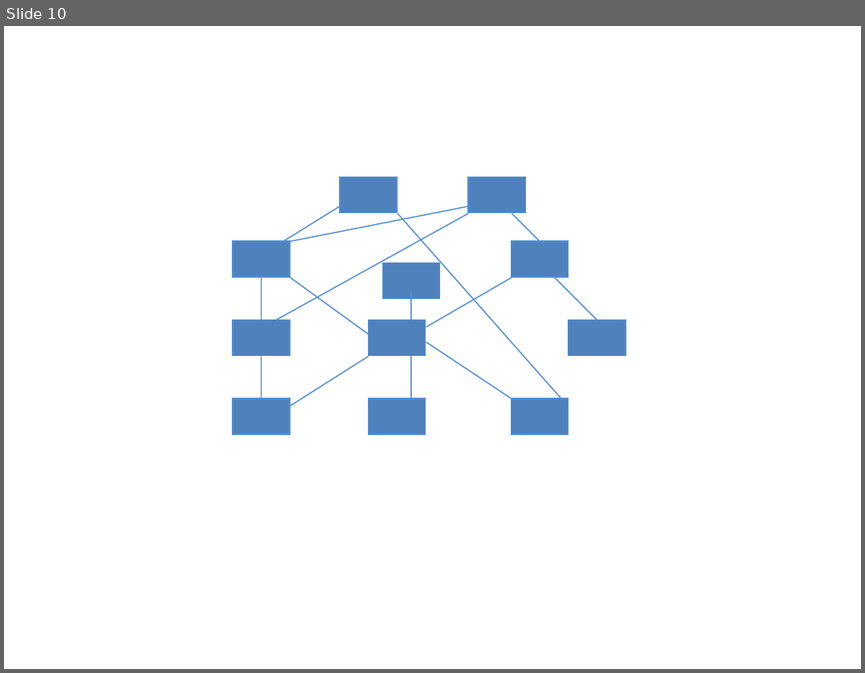
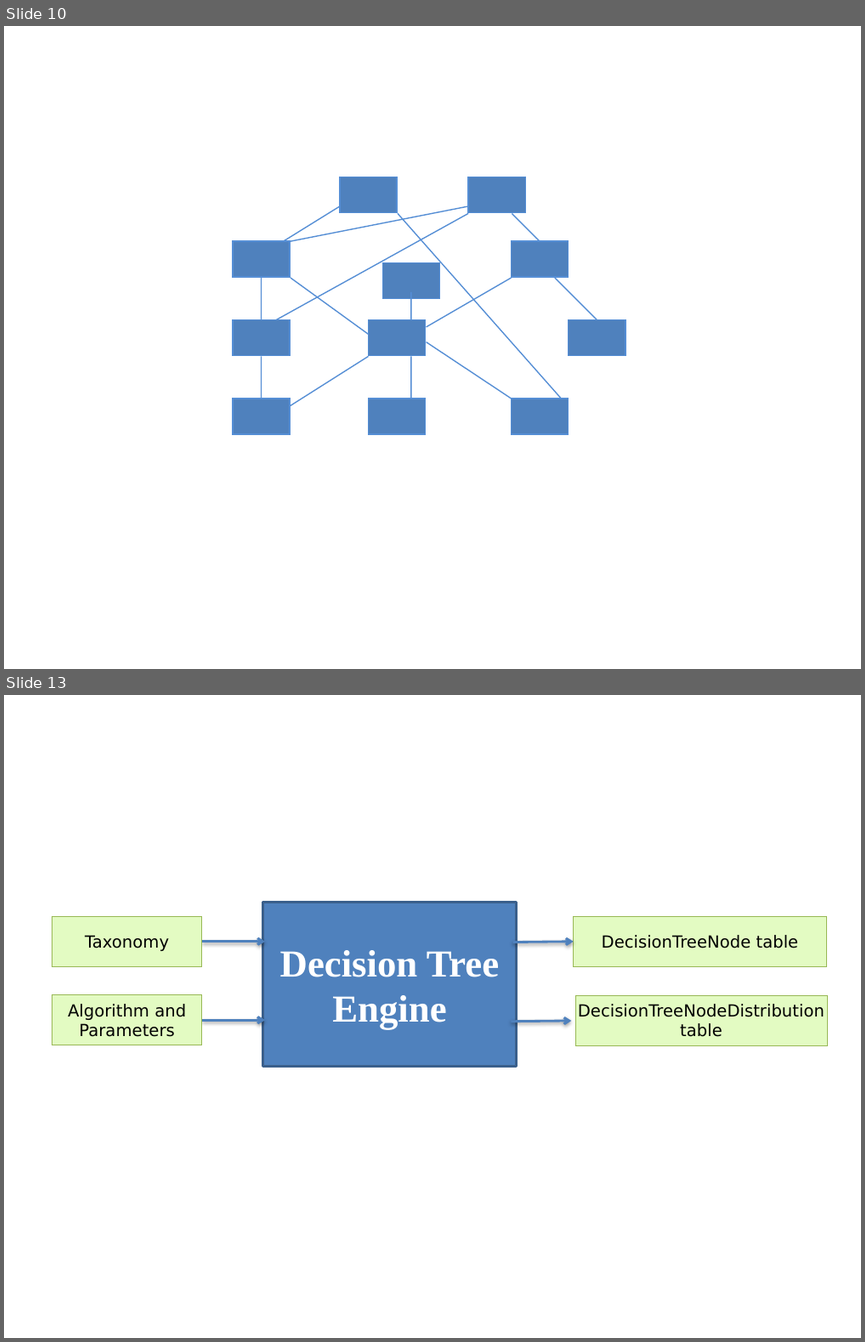
Before and after one commit to khanhduy94/jobzoom, a slide deck: Documents/Thesis Report Picture.pptx. Shown one above the other, each under a label of ours: slide 10 before the commit, slides 10 and 13 after it; the slides between them are not shown. The pictures are 865x673 and 865x1342 pixels, drawn with LibreOffice and Linux fonts; fonts in the diff are those of the drawing. Boxes give left, top, right and bottom in pixels: in the first picture for what was removed or moved away, otherwise in the second. Text is boxed around its words. In the diff, an @@ line names an element or a change of style, - is before the commit and + after.

```diff
--- a/Documents/Thesis Report Picture.pptx
+++ b/Documents/Thesis Report Picture.pptx
@@ slide 13 added at (x1=4, y1=695, x2=861, y2=1338), background #FFFFFF @@
@@ table added at (x1=52, y1=916, x2=202, y2=966), 1 rows, 1 columns @@
+Taxonomy
@@ rectangle added at (x1=262, y1=902, x2=516, y2=1066), fill #4F81BD, outline #3A5F8C 2 pt, 32 pt, text #FFFFFF, bold @@
+Decision Tree
+Engine
@@ table added at (x1=573, y1=916, x2=826, y2=966), 1 rows, 1 columns @@
+DecisionTreeNode table
@@ arrow added from (202, 941) to (265, 941), #4F81BD 2 pt @@
@@ arrow added from (513, 941) to (573, 941), #4F81BD 2 pt @@
@@ table added at (x1=52, y1=995, x2=202, y2=1044), 1 rows, 1 columns @@
+Algorithm and Parameters
@@ table added at (x1=575, y1=996, x2=828, y2=1045), 1 rows, 1 columns @@
+DecisionTreeNodeDistribution table
@@ arrow added from (202, 1020) to (265, 1020), #4F81BD 2 pt @@
@@ arrow added from (511, 1021) to (571, 1021), #4F81BD 2 pt @@
```
Also in this commit, not shown: 3 other slides added, 1 other file.
